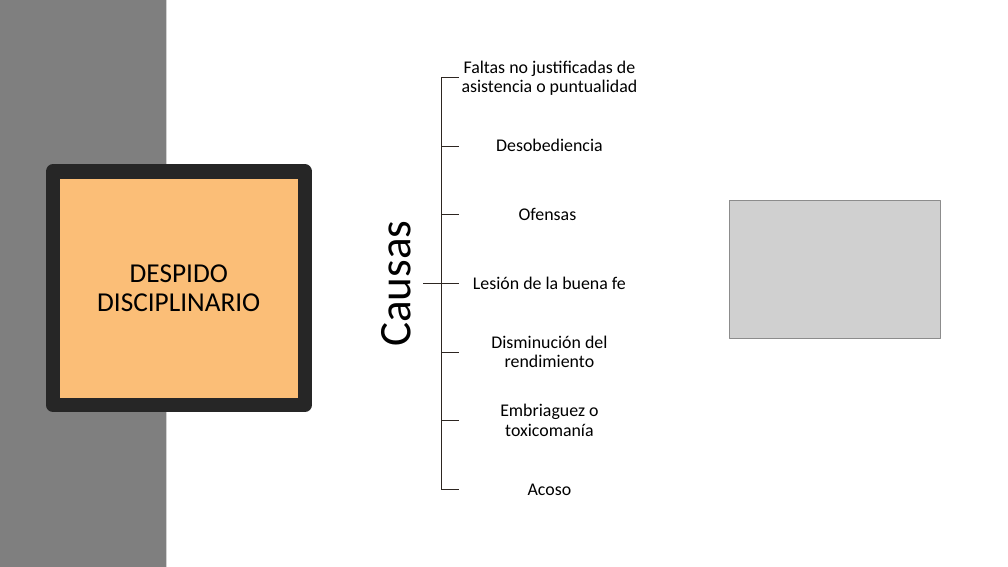
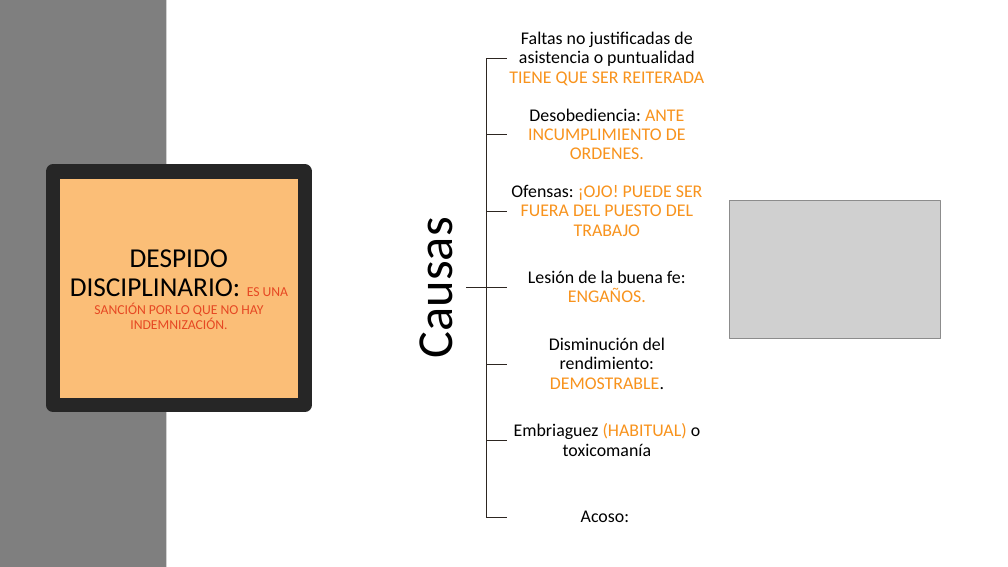
Before and after one commit to DiMaPaGa/daw1, a slide deck: slide 22 of PROGRAMACION/FOL/TEMA 3 FOL 2023 2024.pptx (slide 21 before the commit). Drawn at 1008x567 pixels with LibreOffice and Linux fonts; fonts in the diff are those of the drawing; grey boxes stand for pictures. Boxes give left, top, right and bottom in pixels: in the first picture for what was removed or moved away, otherwise in the second. Text is boxed around its words. In the diff, an @@ line names an element or a change of style, - is before the commit and + after.

```diff
--- a/PROGRAMACION/FOL/TEMA 3 FOL 2023 2024.pptx
+++ b/PROGRAMACION/FOL/TEMA 3 FOL 2023 2024.pptx
@@ rectangle resized from (x1=460, y1=50, x2=640, y2=105) to (x1=507, y1=27, x2=708, y2=88) @@
@@ freeform shape resized from (x1=423, y1=77, x2=460, y2=284) to (x1=467, y1=58, x2=507, y2=288) @@
@@ text at (x1=509, y1=31, x2=704, y2=86): text changed @@
-Faltas no justificadas de asistencia o puntualidad
+Faltas no justificadas de asistencia o puntualidad TIENE QUE SER REITERADA
@@ rectangle resized from (x1=460, y1=119, x2=640, y2=174) to (x1=507, y1=104, x2=708, y2=166) @@
@@ text at (x1=528, y1=108, x2=686, y2=159): text changed; text colour #000000 to #F8931D @@
-Desobediencia
+Desobediencia: ANTE INCUMPLIMIENTO DE ORDENES.
@@ text "Causas" moved from (x1=368, y1=232, x2=423, y2=342) to (x1=404, y1=231, x2=465, y2=354) @@
@@ text "Causas" at (x1=404, y1=231, x2=465, y2=354): size 43 to 48 pt; more space between paragraphs @@
@@ rectangle resized from (x1=368, y1=140, x2=423, y2=428) to (x1=405, y1=127, x2=466, y2=449) @@
@@ freeform shape resized from (x1=423, y1=146, x2=460, y2=284) to (x1=467, y1=135, x2=507, y2=287) @@
@@ rectangle resized from (x1=460, y1=188, x2=640, y2=243) to (x1=507, y1=181, x2=708, y2=242) @@
@@ text added at (x1=511, y1=184, x2=703, y2=236), 17 pt, text #F8931D @@
+Ofensas: ¡OJO! PUEDE SER FUERA DEL PUESTO DEL TRABAJO
@@ text removed at (x1=519, y1=207, x2=577, y2=220) @@
-Ofensas
@@ freeform shape resized from (x1=423, y1=215, x2=460, y2=284) to (x1=467, y1=211, x2=507, y2=287) @@
@@ title at (x1=70, y1=249, x2=288, y2=329): text changed; size 26 to 13 pt; text colour #000000 to #E64823 @@
-DESPIDO DISCIPLINARIO
+DESPIDO DISCIPLINARIO: ES UNA SANCIÓN POR LO QUE NO HAY INDEMNIZACIÓN.
@@ rectangle resized from (x1=460, y1=256, x2=640, y2=312) to (x1=507, y1=257, x2=708, y2=318) @@
@@ freeform shape moved from (x1=423, y1=280, x2=460, y2=287) to (x1=467, y1=284, x2=507, y2=291) @@
@@ freeform shape resized from (x1=423, y1=284, x2=460, y2=352) to (x1=467, y1=287, x2=507, y2=364) @@
@@ freeform shape resized from (x1=423, y1=284, x2=460, y2=421) to (x1=467, y1=287, x2=507, y2=440) @@
@@ freeform shape resized from (x1=423, y1=284, x2=460, y2=490) to (x1=467, y1=287, x2=507, y2=517) @@
@@ text at (x1=528, y1=270, x2=686, y2=302): text changed @@
-Lesión de la buena fe
+Lesión de la buena fe: ENGAÑOS.
@@ rectangle resized from (x1=460, y1=325, x2=640, y2=380) to (x1=507, y1=333, x2=708, y2=395) @@
@@ text at (x1=549, y1=337, x2=665, y2=389): text changed @@
-Disminución del rendimiento
+Disminución del rendimiento: DEMOSTRABLE.
@@ rectangle resized from (x1=460, y1=393, x2=640, y2=448) to (x1=507, y1=410, x2=708, y2=471) @@
@@ text at (x1=514, y1=423, x2=700, y2=456): text changed @@
-Embriaguez o toxicomanía
+Embriaguez (HABITUAL) o toxicomanía
@@ rectangle resized from (x1=460, y1=462, x2=640, y2=517) to (x1=507, y1=487, x2=708, y2=548) @@
@@ text at (x1=581, y1=510, x2=629, y2=522): text changed @@
-Acoso
+Acoso:
```
Also in this commit, not shown: 6 other slides changed, 1 slide added, 3 other files.
